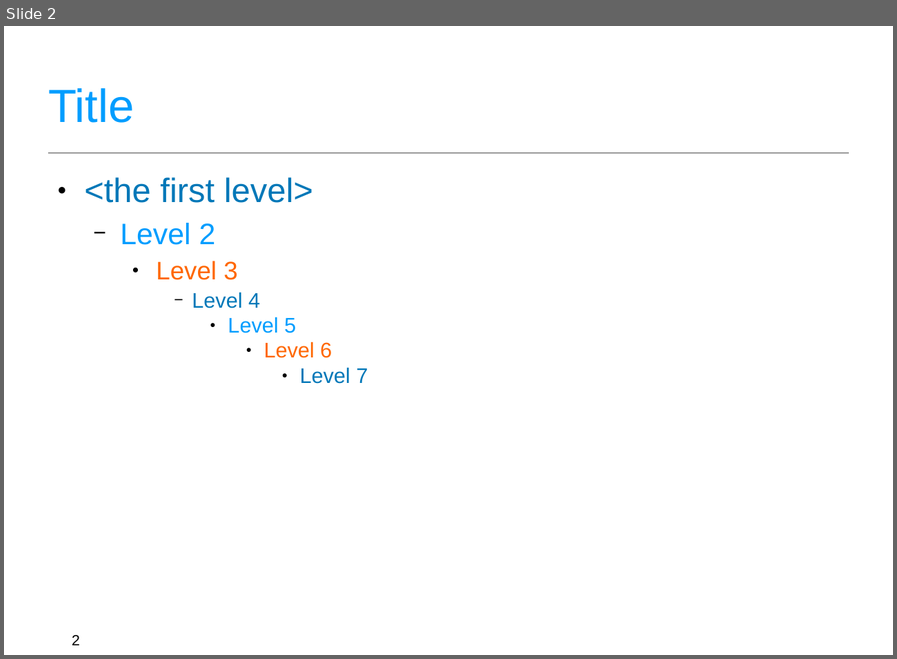
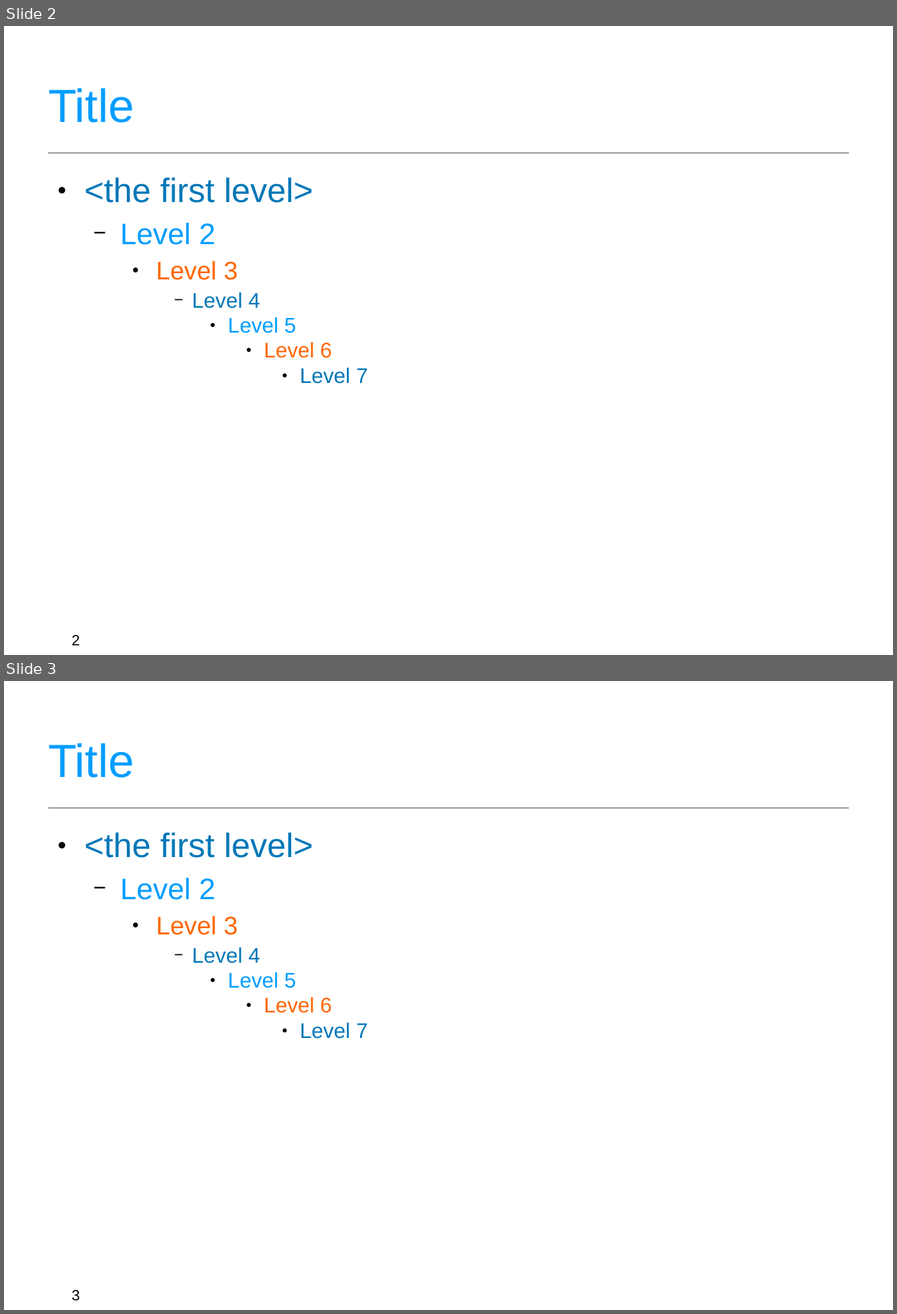
Before and after one commit to STAMP-project/docs-forum, a slide deck: docs/d71_presentation_template.odp. Shown one above the other, each under a label of ours: slide 2 before the commit, slides 2 and 3 after it. The pictures are 897x659 and 897x1314 pixels, drawn with LibreOffice and Linux fonts; fonts in the diff are those of the drawing; background and template pictures are left out. Boxes give left, top, right and bottom in pixels: in the first picture for what was removed or moved away, otherwise in the second. Text is boxed around its words. In the diff, an @@ line names an element or a change of style, - is before the commit and + after.

```diff
--- a/docs/d71_presentation_template.odp
+++ b/docs/d71_presentation_template.odp
@@ slide 3 added at (4, 681, 893, 1310), background #FFFFFF; not listed: 2 template elements that a slide beside it also shows @@
@@ title added at (48, 743, 134, 778), 44 pt, text #009DFF @@
+Title
@@ text added at (84, 832, 368, 1038), 20 pt, text #0077B8 @@
+● <the first level>
+  − Level 2
+    ● Level 3
+      − Level 4
+        ● Level 5
+          ● Level 6
+            ● Level 7
```
Also in this commit, not shown: 2 other slides added, 1 slide removed, 2 other files.
